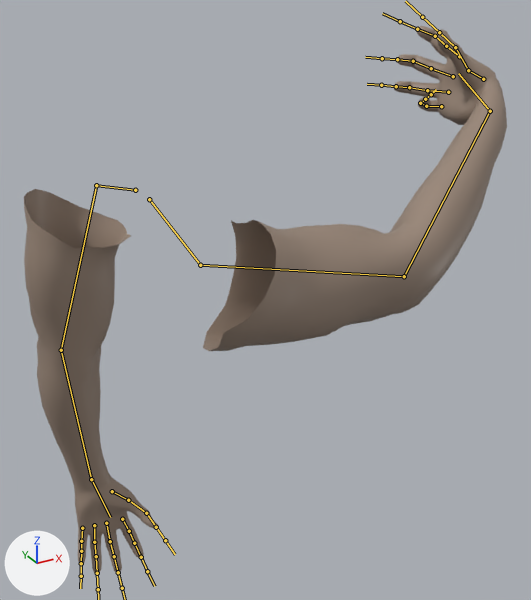
What one commit did to the FBX model WaltersWalk/Assets/WW_Art/ModelosSergi/walter's arms/arms mobiles.fbx.
Rendered twice from a 50 mm camera at (-0.15, -1.72, 2.08) aimed at (0.81, 0.03, 1.2). Arrows for +X, +Y and +Z are at lower left; the lights stay in place. Both versions are drawn at frame 30 of the action "walter's arms|mobile out"; the numbers are the values there. The bones that bend it are drawn over the model as lines.

In view in the first picture: 'Basiccharacter:Body'.
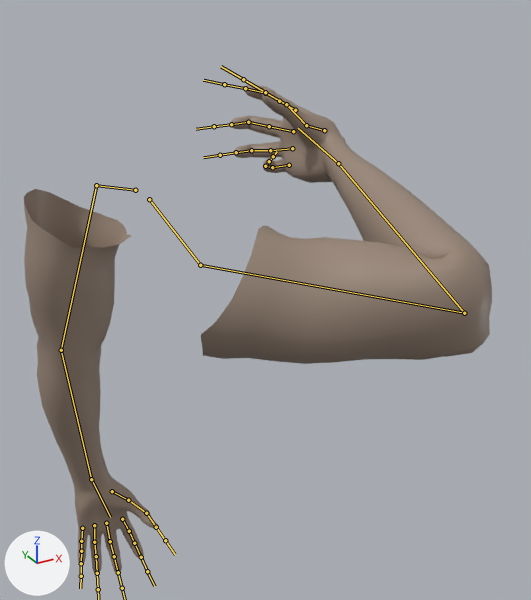
What differs and where, as boxes (x1, y1, x2, y2) in the pictures (531 x 600 px):
'Basiccharacter:Body', posed (11% shorter)
    before: (24, 26, 507, 573)
    after: (24, 85, 492, 573)
bone 'upperarm_r', root to tip
    before: (200, 265) to (404, 276)
    after: (200, 265) to (464, 313)
bone 'lowerarm_r', root to tip
    before: (404, 276) to (490, 111)
    after: (464, 313) to (338, 163)
bone 'hand_r', root to tip
    before: (490, 111) to (458, 73)
    after: (338, 163) to (298, 128)

Diff of the bpy script that builds the scene:
```diff
--- a/WaltersWalk/Assets/WW_Art/ModelosSergi/walter's arms/arms mobiles.fbx.py
+++ b/WaltersWalk/Assets/WW_Art/ModelosSergi/walter's arms/arms mobiles.fbx.py
@@ bone_upperarm_r @@
 bone_upperarm_r = bpy.data.objects["walter's arms"].pose.bones['upperarm_r']  # child of 'clavicle_r'
-bone_upperarm_r.rotation_quaternion = (0.751, 0.584, 0.164, 0.26)  # degrees (75, -3, 36)
+bone_upperarm_r.rotation_quaternion = (0.795, 0.501, 0.342, 0.006)  # degrees (72, 33, 25)
@@ bone_lowerarm_r @@
 bone_lowerarm_r = bpy.data.objects["walter's arms"].pose.bones['lowerarm_r']  # child of 'upperarm_r'
-bone_lowerarm_r.rotation_quaternion = (0.985, 0.039, 0.067, 0.155)  # degrees (6, 7, 18)
+bone_lowerarm_r.rotation_quaternion = (0.634, 0.275, 0.245, 0.68)  # degrees (43, -4, 93)
@@ bone_hand_r @@
 bone_hand_r = bpy.data.objects["walter's arms"].pose.bones['hand_r']  # child of 'lowerarm_r'
-bone_hand_r.rotation_quaternion = (0.809, 0.123, 0.479, 0.317)  # degrees (45, 44, 62)
+bone_hand_r.rotation_quaternion = (0.869, -0.048, 0.493, 0.022)  # degrees (-7, 59, -1)
```
